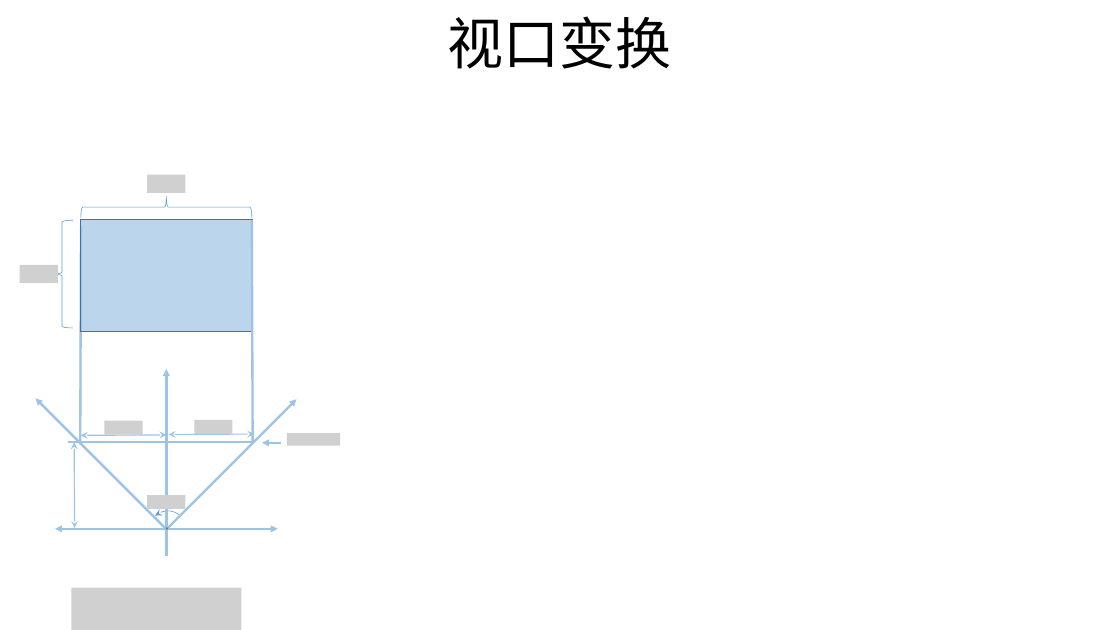
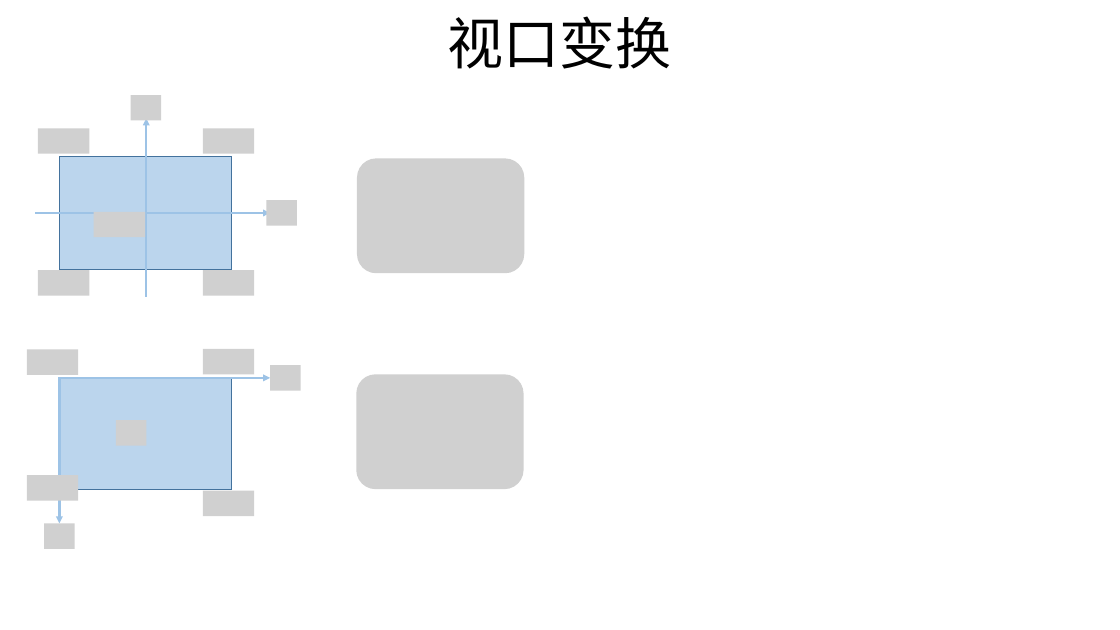
Before and after one commit to yuffyli/RenderDemo, a slide deck: slide 14 of renderDemo2.pptx (slide 15 before the commit). Drawn at 1120x630 pixels with LibreOffice and Linux fonts; fonts in the diff are those of the drawing; grey boxes stand for pictures; background and template pictures are left out. Boxes give left, top, right and bottom in pixels: in the first picture for what was removed or moved away, otherwise in the second. Text is boxed around its words. In the diff, an @@ line names an element or a change of style, - is before the commit and + after.

```diff
--- a/renderDemo2.pptx
+++ b/renderDemo2.pptx
@@ line moved from (81, 226) - (81, 442) to (146, 297) - (146, 118) @@
@@ line (146, 297) - (146, 118): line to arrow @@
@@ rectangle: place and size @@
-rectangle at (80, 219, 252, 332)
+rectangle at (60, 156, 232, 269)
@@ picture added at (357, 159, 524, 274) @@
@@ double arrow moved from (55, 529) - (278, 529) to (35, 213) - (271, 213) @@
@@ double arrow (35, 213) - (271, 213): double arrow to arrow @@
@@ group added at (38, 95, 297, 296): 7 pictures @@
@@ line moved from (68, 442) - (253, 442) to (59, 378) - (271, 378) @@
@@ line (59, 378) - (271, 378): line to arrow @@
@@ arrow moved from (166, 369) - (166, 556) to (60, 378) - (60, 523) @@
@@ arrow (60, 378) - (60, 523): arrowheads changed @@
@@ picture added at (356, 375, 523, 490) @@
@@ group added at (27, 349, 301, 549): 7 pictures, 1 rectangle @@
@@ group removed at (19, 175, 340, 572): 6 pictures, 3 arrows, 3 double arrows, 2 left braces, 1 arc (boxed as its full ellipse), 1 ellipse, 1 line @@
@@ picture removed at (71, 587, 241, 630) @@
```
Also in this commit, not shown: 6 other slides changed, 2 slides added, 1 slide removed, 3 other files.
